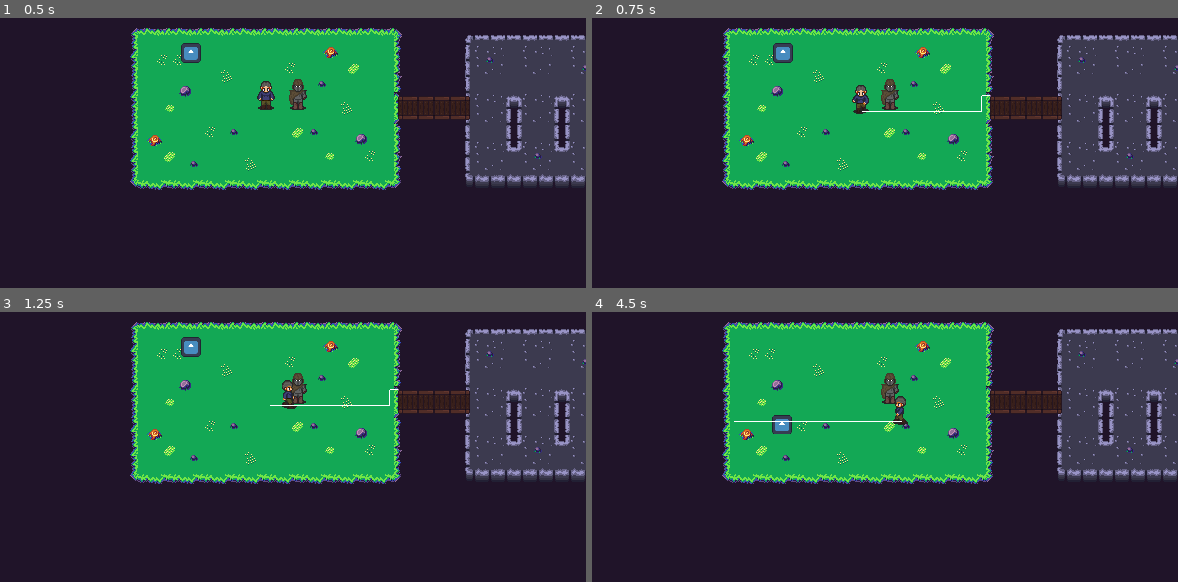
Above: before the commit, frames 1-4 (two rows, left to right).
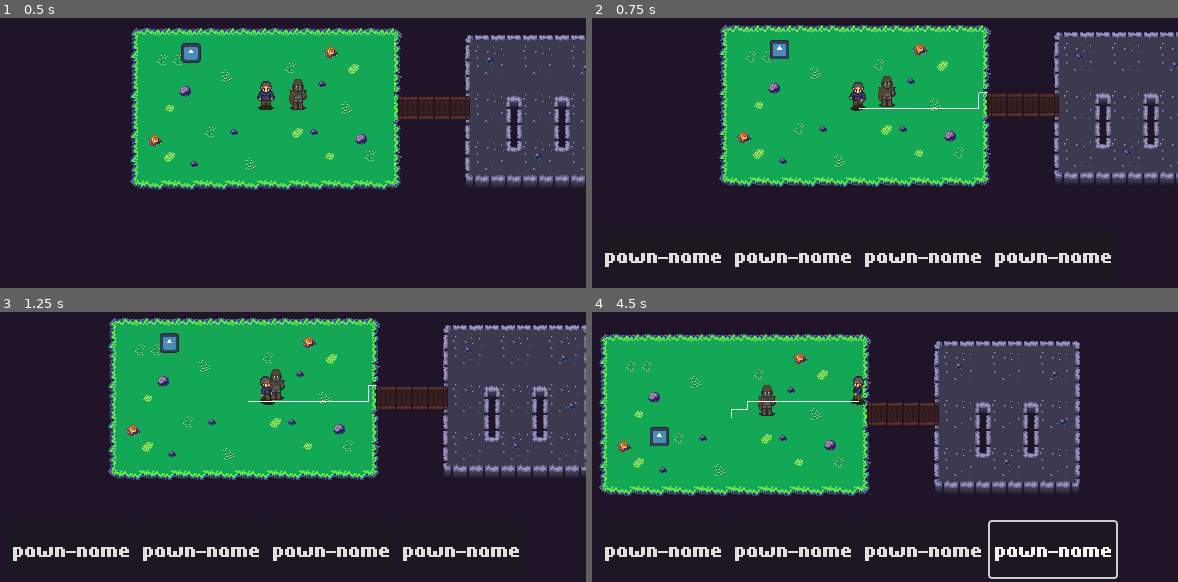
Above: after the commit, the same moments.

Repository: FVT34U/namelesskingdom
Game: Godot game, scene res://Maps/TestWorld/TestMap/TestMain.tscn
The game is run twice, just before and just after one commit, with the same random seed, the same clock (stepped at 60 frames per second) and the same inputs. The engine's default icon, where the game draws it, is replaced by a stand-in: a white triangle on a blue panel in a dark square.
Inputs (mouse positions are in pixels of both pictures, inside the frame that each line leads up to):
- Up to frame 1 (0.5 s): no input
- Up to frame 2 (0.75 s): tap Enter (ui_accept) at 0.5 s; move the mouse to (996, 90) at 0.52 s; hold D (move_right) from 0.53 s (still down); hold J (magic_button) from 0.53 s (still down); click (996, 90) at 0.6 s
- Up to frame 3 (1.25 s): keep holding D (move_right); keep holding J (magic_button); tap Enter (ui_accept) at 0.77, 1.07 s
- Up to frame 4 (4.5 s): release D (move_right) at 1.25 s; release J (magic_button) at 1.25 s; click (662, 549) at 1.25 s, where only the run after the commit has a clickable "pawn-name"; click (791, 549) at 2 s, where only the run after the commit has a clickable "pawn-name"; click (920, 549) at 2.75 s, where only the run after the commit has a clickable "pawn-name"; click (1054, 549) at 3.5 s, where only the run after the commit has a clickable "pawn-name"; move the mouse to (732, 420) at 4.27 s; hold S (move_backward) from 4.28 s (still down); tap J (magic_button) at 4.35 s; click (732, 420) at 4.42 s

Frame 1 is identical in both runs. In frame 2, 11% of the frame differs, in the area x 2-100%, y 2-93%; in frame 3, 19%; in frame 4, 48%, in the area x 1-100%, y 3-99%.

Commit message:
add battle hud to choose active pawn, just visual

Diff:
--- a/Game/GameState/game_state.gd
+++ b/Game/GameState/game_state.gd
@@ -31,8 +31,16 @@
 		idx += 1
 
 
+func _physics_process(delta):
+	if Input.is_action_just_pressed("ui_accept"):
+		match state:
+			states.IDLE: EventBus.battle_starts.emit()
+			states.BATTLE: EventBus.battle_ends.emit()
+
+
 func _on_battle_starts():
 	print("Battle starts")
+	state = states.BATTLE
 
 	var pawns_copy = []
 	for pawn in player_controller.pawns:
@@ -44,11 +52,14 @@
 	for pawn in pawns_copy:
 		player_controller.pawns.append(pawn)
 
+	player_controller.global_position = player_controller.pawns[0].global_position
+
 	get_parent().add_child.call_deferred(player_controller)
 
 
 func _on_battle_ends():
 	print("Battle ends")
+	state = states.IDLE
 
 	var pawns_copy = []
 	for pawn in player_controller.pawns:
@@ -60,4 +71,6 @@
 	for pawn in pawns_copy:
 		player_controller.pawns.append(pawn)
 
+	player_controller.global_position = player_controller.pawns[0].global_position
+
 	get_parent().add_child.call_deferred(player_controller)
--- a/Pawns/Base/BasePawn.tscn
+++ b/Pawns/Base/BasePawn.tscn
@@ -1,10 +1,13 @@
-[gd_scene load_steps=4 format=3 uid="uid://d4kblxxolc4e7"]
+[gd_scene load_steps=5 format=3 uid="uid://d4kblxxolc4e7"]
 
 [ext_resource type="Script" path="res://Pawns/Base/base_pawn.gd" id="1_l4o0w"]
 [ext_resource type="Script" path="res://Pawns/Base/path_drawer.gd" id="2_4lsbw"]
 
 [sub_resource type="RectangleShape2D" id="RectangleShape2D_6lj2h"]
 size = Vector2(2, 2)
+
+[sub_resource type="RectangleShape2D" id="RectangleShape2D_mgei0"]
+size = Vector2(18, 31)
 
 [node name="BasePawn" type="CharacterBody2D"]
 script = ExtResource("1_l4o0w")
@@ -19,7 +22,13 @@
 [node name="AnimationPlayer" type="AnimationPlayer" parent="."]
 
 [node name="PathDrawer" type="Node2D" parent="."]
+unique_name_in_owner = true
 top_level = true
 z_index = 1
 script = ExtResource("2_4lsbw")
 path_color = Color(1, 1, 1, 1)
+
+[node name="ClickBox" type="Area2D" parent="."]
+
+[node name="CollisionShape2D" type="CollisionShape2D" parent="ClickBox"]
+shape = SubResource("RectangleShape2D_mgei0")
--- a/Pawns/Base/base_pawn.gd
+++ b/Pawns/Base/base_pawn.gd
@@ -8,7 +8,7 @@
 @onready var astar_pathfinding: AStarPathfinding = world.get_node("AStarPathfinding")
 @onready var astar = astar_pathfinding.astar
 
-var path: Array = []
+var path: Array[Vector2] = []
 var cur_point = null
 var path_idx = 0
 
@@ -24,25 +24,22 @@
 		_update_animation(direction.round())
 
 		if global_position.round().is_equal_approx(cur_point):
-			#if Input.is_action_pressed("magic_button"):
-				#print(
-					#global_position.round(),
-					#" ",
-					#cur_point,
-				#)
 			cur_point = _get_next_path_point()
 
 
-func set_path(new_path: Array) -> void:
+func set_path(new_path: Array[Vector2]) -> void:
 	path = new_path
 	path_idx = 0
 	cur_point = _get_next_path_point()
+
+	%PathDrawer.set_path_to_draw(path)
 
 
 func _get_next_path_point():
 	if path_idx >= path.size():
 		path_idx = 0
 		path = []
+		%PathDrawer.set_path_to_draw(path)
 		return null
 	var value = path[path_idx]
 	path_idx += 1
--- a/Pawns/Base/path_drawer.gd
+++ b/Pawns/Base/path_drawer.gd
@@ -5,11 +5,11 @@
 @export var path_color: Color
 @export var is_drawing = true
 
-@onready var path = get_parent().path
+var path: Array[Vector2] = []
 
 
-func _physics_process(delta):
-	path = get_parent().path # fucking bullshit needs to be rewritted
+func set_path_to_draw(new_path: Array[Vector2]):
+	path = new_path
 	queue_redraw()
 
 
--- a/Pawns/DarkKnight/DarkKnight.tscn
+++ b/Pawns/DarkKnight/DarkKnight.tscn
@@ -92,6 +92,9 @@
 "move_right": SubResource("Animation_3vkop")
 }
 
+[sub_resource type="RectangleShape2D" id="RectangleShape2D_vlfcp"]
+size = Vector2(18, 31)
+
 [node name="DarkKnight" instance=ExtResource("1_8qf67")]
 script = ExtResource("2_3ykm1")
 
@@ -108,3 +111,7 @@
 
 [node name="PathDrawer" parent="." index="3"]
 path_color = Color(1, 0.486275, 1, 1)
+
+[node name="CollisionShape2D" parent="ClickBox" index="0"]
+position = Vector2(0, -13.5)
+shape = SubResource("RectangleShape2D_vlfcp")
--- a/Pawns/Protagonist/Protagonist.tscn
+++ b/Pawns/Protagonist/Protagonist.tscn
@@ -1,8 +1,8 @@
-[gd_scene load_steps=10 format=3 uid="uid://hdtppxog0mhg"]
+[gd_scene load_steps=11 format=3 uid="uid://hdtppxog0mhg"]
 
 [ext_resource type="PackedScene" uid="uid://d4kblxxolc4e7" path="res://Pawns/Base/BasePawn.tscn" id="1_27bdo"]
 [ext_resource type="Script" path="res://Pawns/Protagonist/protagonist.gd" id="1_gffoa"]
-[ext_resource type="Texture2D" uid="uid://wopge4tuaowd" path="res://Player/Someone_Walk.png" id="3_hpryd"]
+[ext_resource type="Texture2D" uid="uid://wopge4tuaowd" path="res://Player/Animations/Someone_Walk.png" id="3_hpryd"]
 
 [sub_resource type="Animation" id="Animation_ac4o8"]
 length = 0.001
@@ -92,6 +92,9 @@
 "move_right": SubResource("Animation_1nf3o")
 }
 
+[sub_resource type="RectangleShape2D" id="RectangleShape2D_44bsn"]
+size = Vector2(18, 29)
+
 [node name="Protagonist" instance=ExtResource("1_27bdo")]
 script = ExtResource("1_gffoa")
 
@@ -105,3 +108,7 @@
 libraries = {
 "": SubResource("AnimationLibrary_5fh7r")
 }
+
+[node name="CollisionShape2D" parent="ClickBox" index="0"]
+position = Vector2(0, -12.5)
+shape = SubResource("RectangleShape2D_44bsn")
--- a/Player/Controllers/Base/base_player_controller.gd
+++ b/Player/Controllers/Base/base_player_controller.gd
@@ -10,18 +10,23 @@
 
 @onready var active_pawn: BasePawn = pawns[0]
 
-var path: Array = []
+var path: Array[Vector2] = []
+
+var prev_position = Vector2(0, 0)
 
 
 func _physics_process(delta):
-	if Input.is_action_just_pressed("ui_accept"):
-		EventBus.battle_starts.emit()
+	if prev_position != active_pawn.global_position:
+		global_position = active_pawn.global_position
+		prev_position = global_position
 
 
-func _input(event):
-	if event is InputEventMouseButton and Input.is_action_just_pressed("left_click"):
-		var new_path = astar_pathfinding\
-		.get_astar_path(active_pawn.global_position, camera.get_global_mouse_position())
+func _unhandled_input(event):
+	if Input.is_action_just_pressed("left_click"):
+		var new_path = astar_pathfinding.get_astar_path(
+			active_pawn.global_position,
+			camera.get_global_mouse_position(),
+		)
 
 		path = new_path
 		_move_pawns()
--- a/Player/Controllers/Battle/BattlePlayerController.tscn
+++ b/Player/Controllers/Battle/BattlePlayerController.tscn
@@ -1,7 +1,110 @@
-[gd_scene load_steps=3 format=3 uid="uid://70wrvft6j17m"]
+[gd_scene load_steps=5 format=3 uid="uid://70wrvft6j17m"]
 
 [ext_resource type="PackedScene" uid="uid://drix444yx4k6d" path="res://Player/Controllers/Base/BasePlayerController.tscn" id="1_ynaxl"]
 [ext_resource type="Script" path="res://Player/Controllers/Battle/battle_player_controller.gd" id="2_urlp5"]
+[ext_resource type="Script" path="res://Player/Controllers/Battle/battle_hud.gd" id="3_cvw8f"]
+[ext_resource type="FontFile" uid="uid://cu224gdnlx5b6" path="res://Utils/Fonts/Hardpixel.OTF" id="3_fsuf5"]
 
 [node name="PlayerController" instance=ExtResource("1_ynaxl")]
 script = ExtResource("2_urlp5")
+
+[node name="BattleHUD" type="Control" parent="." index="1"]
+layout_mode = 3
+anchors_preset = 15
+anchor_right = 1.0
+anchor_bottom = 1.0
+offset_left = -320.0
+offset_top = -180.0
+offset_right = 320.0
+offset_bottom = 180.0
+grow_horizontal = 2
+grow_vertical = 2
+size_flags_horizontal = 3
+size_flags_vertical = 3
+mouse_filter = 1
+script = ExtResource("3_cvw8f")
+
+[node name="MarginContainer" type="MarginContainer" parent="BattleHUD" index="0"]
+layout_mode = 1
+anchors_preset = 15
+anchor_right = 1.0
+anchor_bottom = 1.0
+grow_horizontal = 2
+grow_vertical = 2
+theme_override_constants/margin_left = 5
+theme_override_constants/margin_top = 5
+theme_override_constants/margin_right = 5
+theme_override_constants/margin_bottom = 5
+
+[node name="HBoxContainer" type="HBoxContainer" parent="BattleHUD/MarginContainer" index="0"]
+layout_mode = 2
+
+[node name="Control" type="Control" parent="BattleHUD/MarginContainer/HBoxContainer" index="0"]
+layout_mode = 2
+size_flags_horizontal = 3
+mouse_filter = 1
+
+[node name="VBoxContainer" type="VBoxContainer" parent="BattleHUD/MarginContainer/HBoxContainer" index="1"]
+layout_mode = 2
+size_flags_horizontal = 3
+
+[node name="Control" type="Control" parent="BattleHUD/MarginContainer/HBoxContainer/VBoxContainer" index="0"]
+layout_mode = 2
+size_flags_vertical = 3
+mouse_filter = 1
+
+[node name="Control2" type="Control" parent="BattleHUD/MarginContainer/HBoxContainer/VBoxContainer" index="1"]
+layout_mode = 2
+size_flags_vertical = 3
+mouse_filter = 1
+
+[node name="VBoxContainer" type="VBoxContainer" parent="BattleHUD/MarginContainer/HBoxContainer/VBoxContainer" index="2"]
+layout_mode = 2
+size_flags_vertical = 3
+
+[node name="Control" type="Control" parent="BattleHUD/MarginContainer/HBoxContainer/VBoxContainer/VBoxContainer" index="0"]
+layout_mode = 2
+size_flags_vertical = 3
+mouse_filter = 1
+
+[node name="HBoxContainer" type="HBoxContainer" parent="BattleHUD/MarginContainer/HBoxContainer/VBoxContainer/VBoxContainer" index="1"]
+layout_mode = 2
+size_flags_vertical = 3
+mouse_filter = 0
+
+[node name="Button" type="Button" parent="BattleHUD/MarginContainer/HBoxContainer/VBoxContainer/VBoxContainer/HBoxContainer" index="0"]
+layout_mode = 2
+size_flags_horizontal = 3
+mouse_filter = 1
+theme_override_fonts/font = ExtResource("3_fsuf5")
+theme_override_font_sizes/font_size = 20
+text = "pawn-name"
+
+[node name="Button2" type="Button" parent="BattleHUD/MarginContainer/HBoxContainer/VBoxContainer/VBoxContainer/HBoxContainer" index="1"]
+layout_mode = 2
+size_flags_horizontal = 3
+mouse_filter = 1
+theme_override_fonts/font = ExtResource("3_fsuf5")
+theme_override_font_sizes/font_size = 20
+text = "pawn-name"
+
+[node name="Button3" type="Button" parent="BattleHUD/MarginContainer/HBoxContainer/VBoxContainer/VBoxContainer/HBoxContainer" index="2"]
+layout_mode = 2
+size_flags_horizontal = 3
+mouse_filter = 1
+theme_override_fonts/font = ExtResource("3_fsuf5")
+theme_override_font_sizes/font_size = 20
+text = "pawn-name"
+
+[node name="Button4" type="Button" parent="BattleHUD/MarginContainer/HBoxContainer/VBoxContainer/VBoxContainer/HBoxContainer" index="3"]
+layout_mode = 2
+size_flags_horizontal = 3
+mouse_filter = 1
+theme_override_fonts/font = ExtResource("3_fsuf5")
+theme_override_font_sizes/font_size = 20
+text = "pawn-name"
+
+[node name="Control3" type="Control" parent="BattleHUD/MarginContainer/HBoxContainer" index="2"]
+layout_mode = 2
+size_flags_horizontal = 3
+mouse_filter = 1
--- /dev/null
+++ b/Player/Controllers/Battle/battle_hud.gd
@@ -0,0 +1 @@
+extends Control
--- a/Player/Controllers/Idle/idle_player_controller.gd
+++ b/Player/Controllers/Idle/idle_player_controller.gd
@@ -9,5 +9,6 @@
 func _move_pawns():
 	var i = 0
 	for pawn in pawns:
-		pawn.set_path(path.slice(0, len(path) - i))
-		i += 2
+		if len(path) - i > 0:
+			pawn.set_path(path.slice(0, len(path) - i))
+			i += 2
--- a/Player/Player.tscn
+++ b/Player/Player.tscn
@@ -1,7 +1,7 @@
 [gd_scene load_steps=10 format=3 uid="uid://b1bw0ohbs4m0e"]
 
 [ext_resource type="Script" path="res://Player/player.gd" id="1_3tefb"]
-[ext_resource type="Texture2D" uid="uid://wopge4tuaowd" path="res://Player/Someone_Walk.png" id="1_y8mbu"]
+[ext_resource type="Texture2D" uid="uid://wopge4tuaowd" path="res://Player/Animations/Someone_Walk.png" id="1_y8mbu"]
 
 [sub_resource type="RectangleShape2D" id="RectangleShape2D_xsbgx"]
 size = Vector2(14, 4)
--- a/Utils/Pathfinding/astar_pathfinding.gd
+++ b/Utils/Pathfinding/astar_pathfinding.gd
@@ -28,11 +28,11 @@
 				astar.connect_points(i, cl_p)
 
 
-func get_astar_path(start: Vector2, end: Vector2):
+func get_astar_path(start: Vector2, end: Vector2) -> Array[Vector2]:
 	var s = astar.get_closest_point(walkable_tilemap_layer.local_to_map(start))
 	var e = astar.get_closest_point(walkable_tilemap_layer.local_to_map(end))
 
-	var path_position = []
+	var path_position: Array[Vector2] = []
 
 	for point in astar.get_point_path(s, e):
 		path_position.append(walkable_tilemap_layer.map_to_local(point))
--- a/project.godot
+++ b/project.godot
@@ -25,6 +25,7 @@
 window/size/viewport_height=360
 window/size/mode=3
 window/stretch/mode="viewport"
+window/stretch/aspect="expand"
 window/vsync/vsync_mode=0
 
 [global_group]
Not shown: 1 places in Pawns/DarkKnight/DarkKnight.tscn that only renumber resources
Renamed: Player/Someone_Walk.png -> Player/Animations/Someone_Walk.png
Not shown, changed: Player/Animations/Someone_Walk.png.import
Binary file added: Utils/Fonts/Hardpixel.OTF
Not shown, added: Utils/Fonts/Hardpixel.OTF.import
